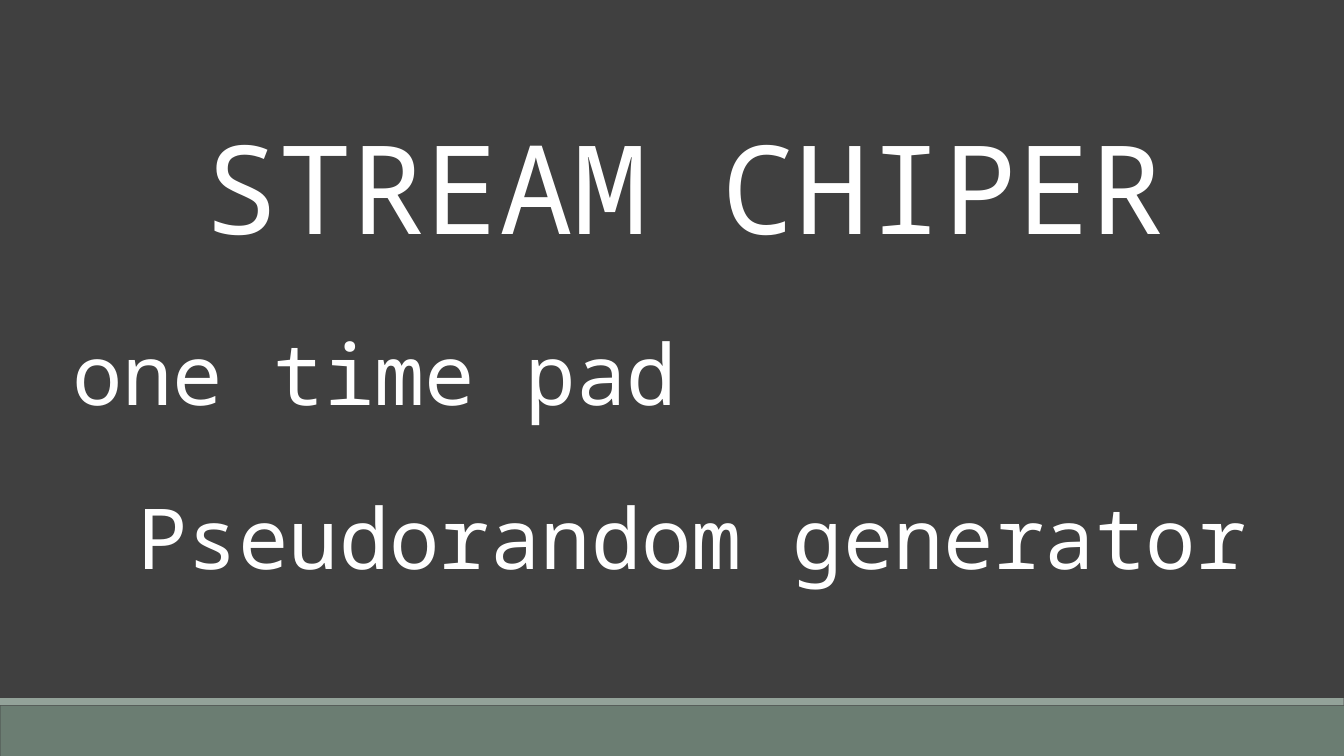
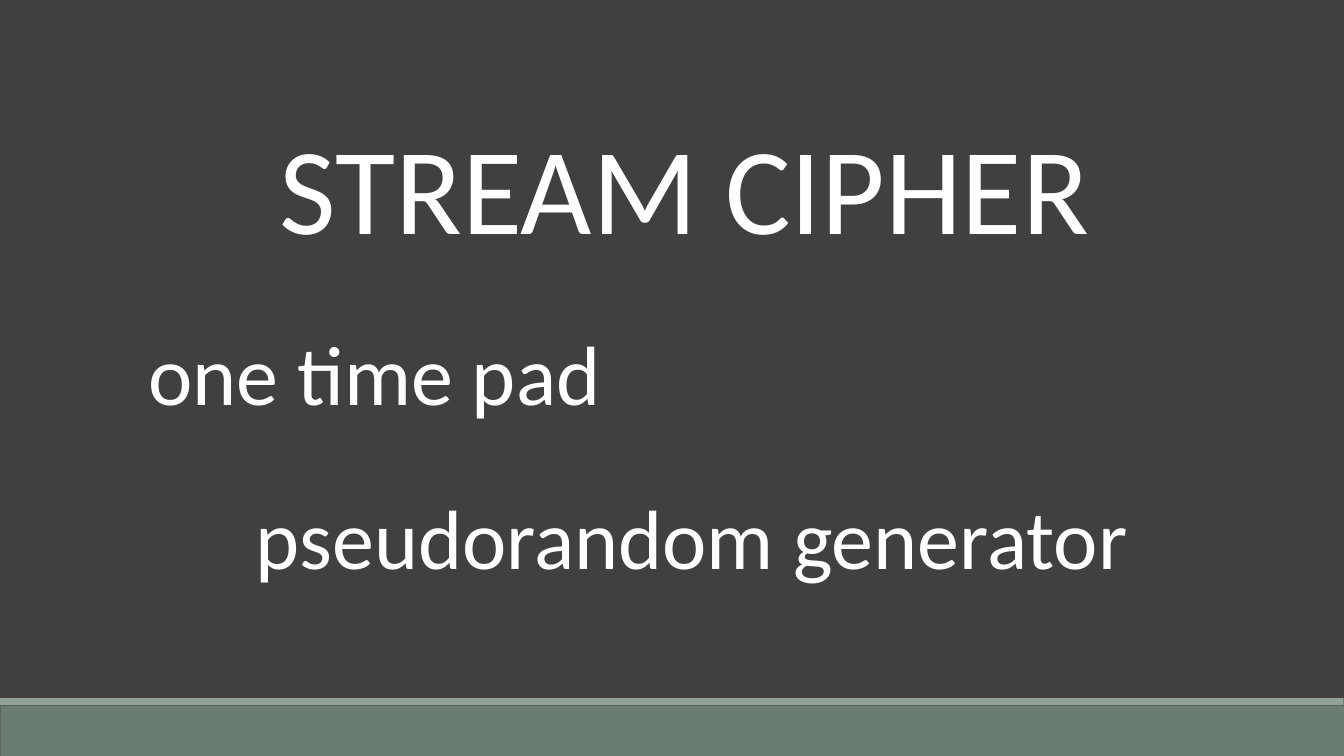
Before and after one commit to Tugas-KIJ/KIJ, a slide deck: slide 4 of docs/algoritma.pptx. Drawn at 1344x756 pixels with LibreOffice and Linux fonts; fonts in the diff are those of the drawing. Boxes give left, top, right and bottom in pixels: in the first picture for what was removed or moved away, otherwise in the second. Text is boxed around its words. In the diff, an @@ line names an element or a change of style, - is before the commit and + after.

Commit message:
update ppt

```diff
--- a/docs/algoritma.pptx
+++ b/docs/algoritma.pptx
@@ text at [280,154,1089,235]: text changed; font Noto Sans Mono to Calibri @@
-STREAM CHIPER
+STREAM CIPHER
@@ text "one time pad" at [148,346,600,419]: font Noto Sans Mono to Calibri @@
@@ text at [256,510,1127,584]: text changed; font Noto Sans Mono to Calibri @@
-Pseudorandom generator
+pseudorandom generator
```
Also in this commit, not shown: 1 other slide changed, 2 slides added.
